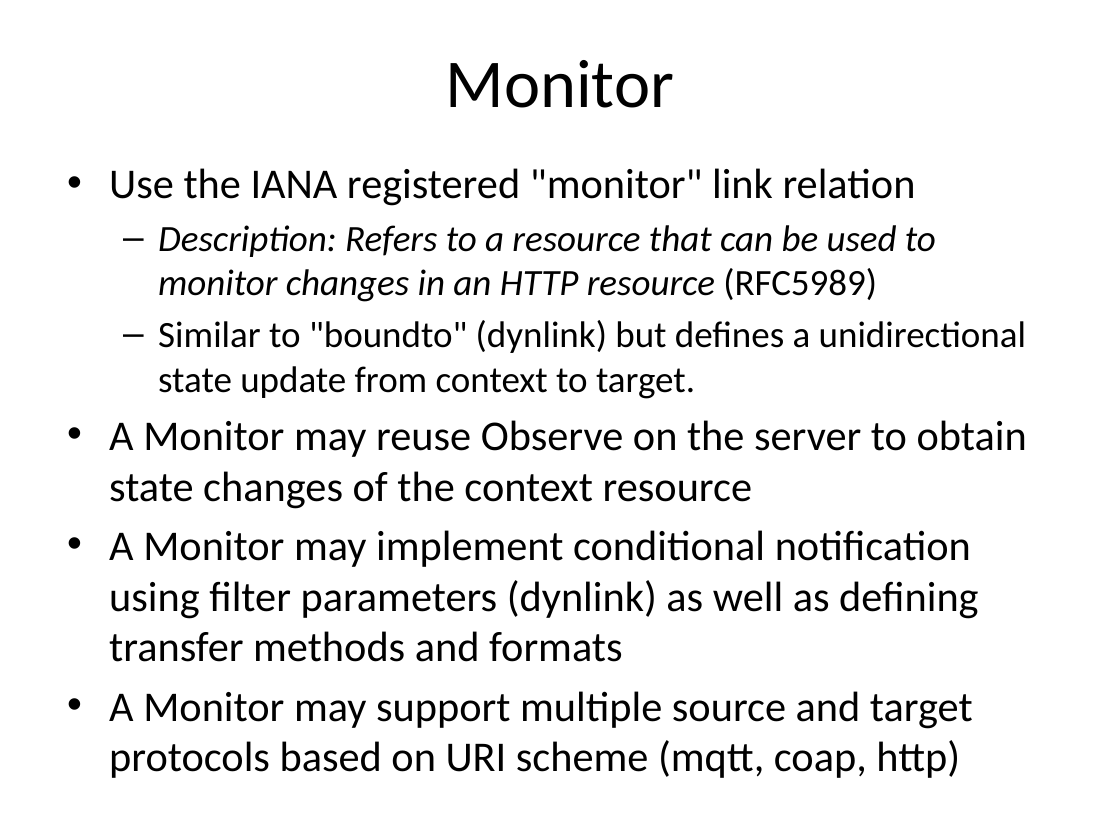
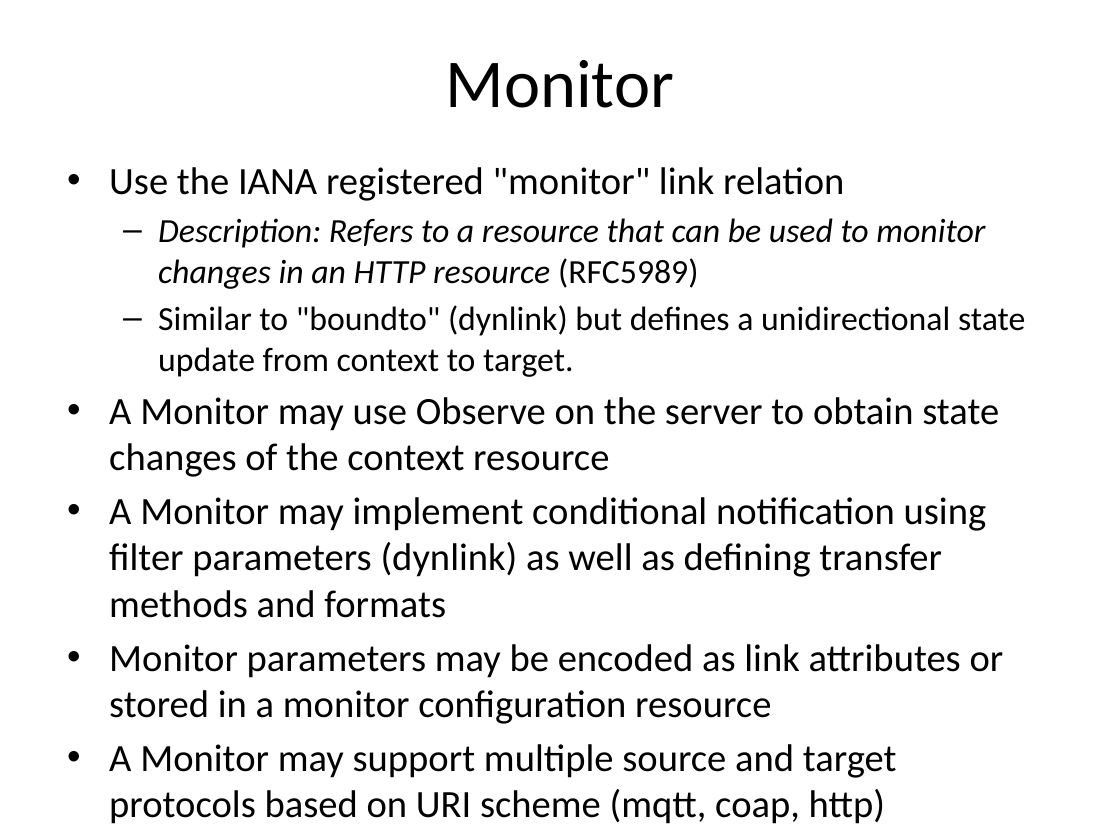
Before and after one commit to connectIOT/iotivity-servient, a slide deck: slide 4 of docs/RESTful Notification.pptx. Drawn at 1120x840 pixels with LibreOffice and Linux fonts; fonts in the diff are those of the drawing. Boxes give left, top, right and bottom in pixels: in the first picture for what was removed or moved away, otherwise in the second. Text is boxed around its words. In the diff, an @@ line names an element or a change of style, - is before the commit and + after.

```diff
--- a/docs/RESTful Notification.pptx
+++ b/docs/RESTful Notification.pptx
@@ text at (109,167,1025,824): size 27.2 to 24.8 pt in "Use the IANA registered "monitor" link relation", "A Monitor may implement conditional notification using ...", "A Monitor may support multiple source and ..."; size 23.8 to 21.7 pt in "Description: Refers to a resource that can ...", "Similar to "boundto" (dynlink) but defines a ..." @@
@@ text at (109,397,999,477): text changed; size 27.2 to 24.8 pt @@
-• A Monitor may reuse Observe on the server to obtain state changes of the context resource
+• A Monitor may use Observe on the server to obtain state changes of the context resource
@@ text at (109,644,1004,724): paragraph added @@
+• Monitor parameters may be encoded as link attributes or stored in a monitor configuration resource
```
Also in this commit, not shown: 3 other slides changed, 1 slide removed, 1 other file.
